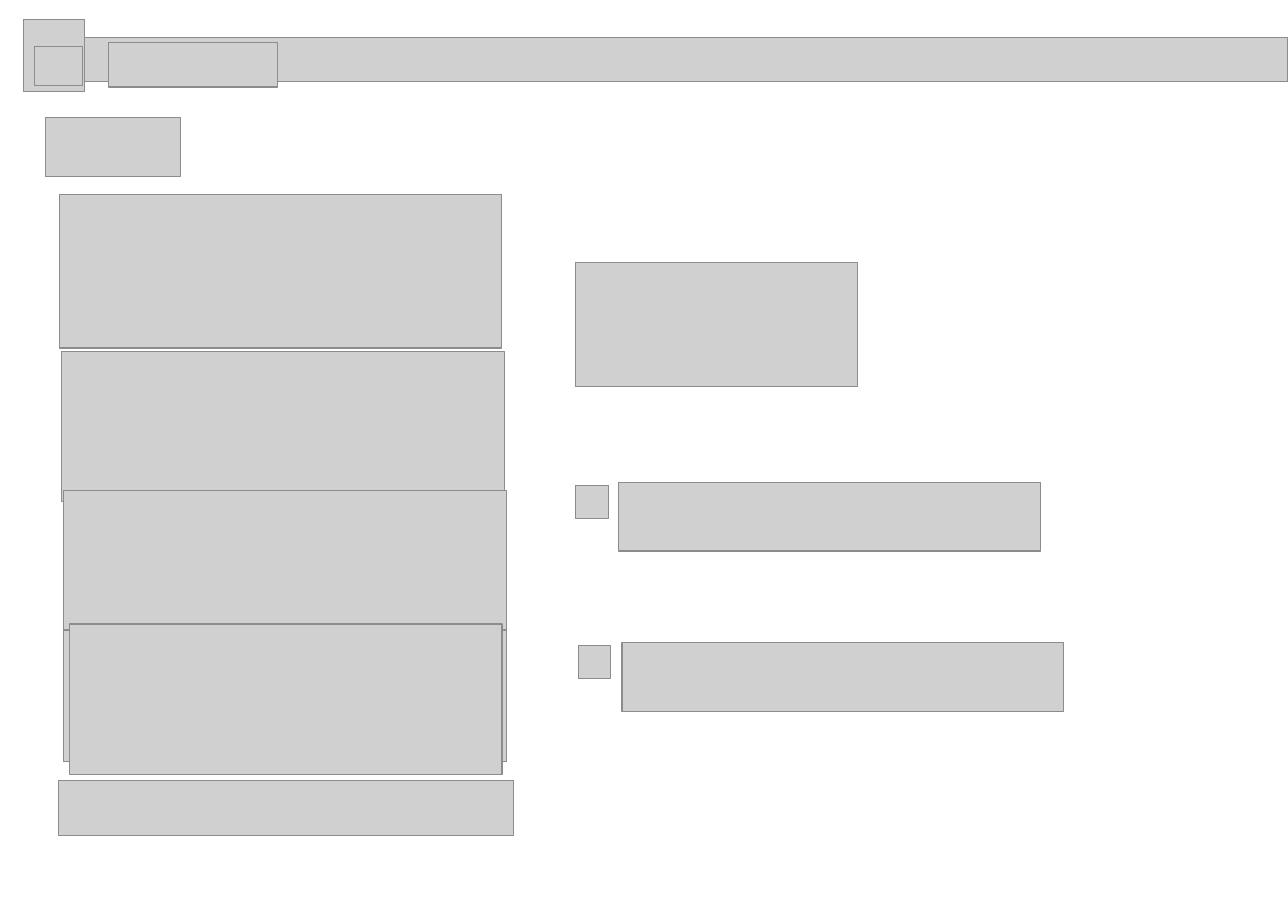
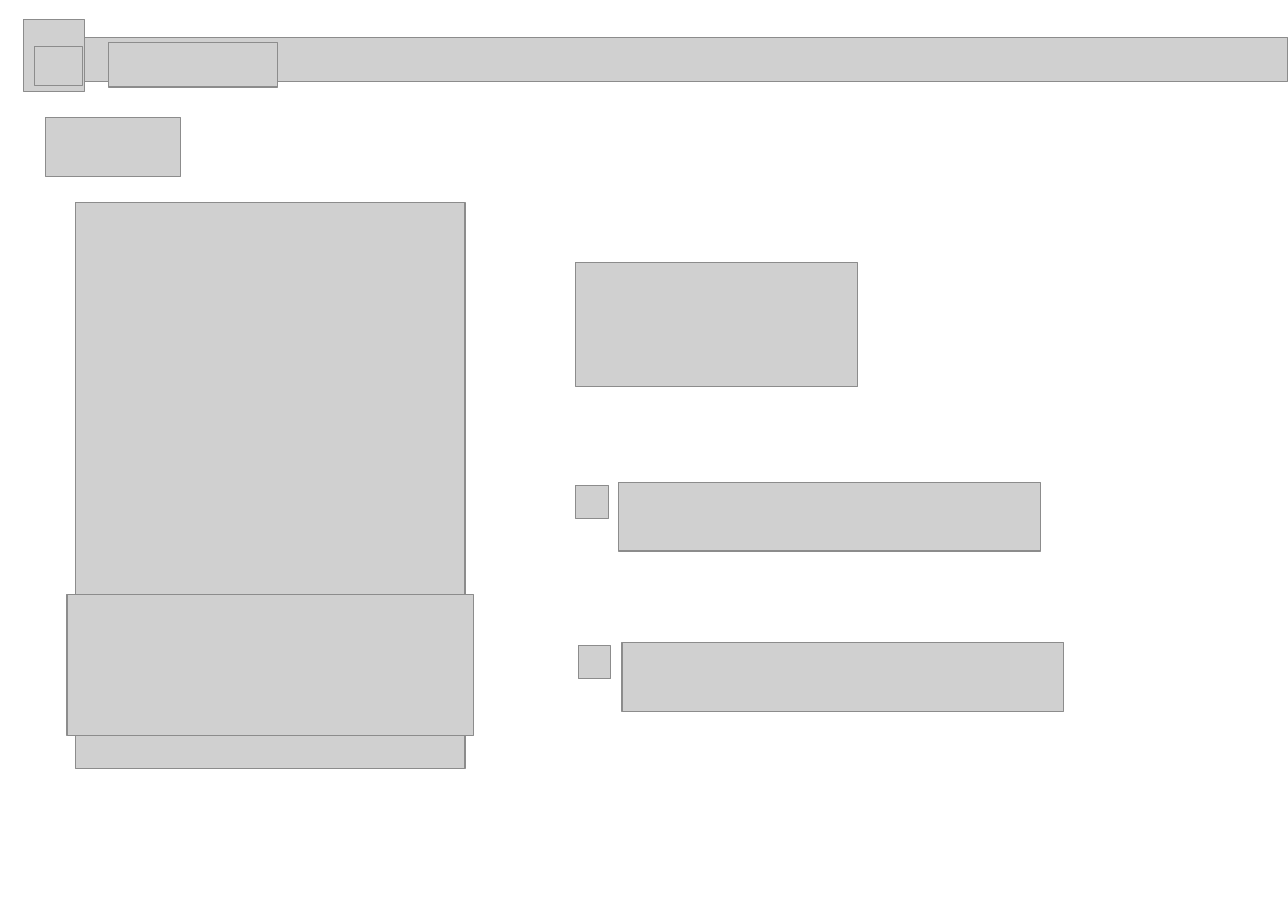
Before and after one commit to JUNYONG99/CampusMarket_JP, a slide deck: slide 12 of portfolio/CampusMarket.pptx. Drawn at 1288x911 pixels with LibreOffice and Linux fonts; fonts in the diff are those of the drawing; grey boxes stand for pictures; background and template pictures are left out. Boxes give left, top, right and bottom in pixels: in the first picture for what was removed or moved away, otherwise in the second. Text is boxed around its words. In the diff, an @@ line names an element or a change of style, - is before the commit and + after.

```diff
--- a/portfolio/CampusMarket.pptx
+++ b/portfolio/CampusMarket.pptx
@@ picture added at [75,203,465,768] @@
@@ picture: place and size @@
-picture at [64,630,506,761]
+picture at [67,594,473,735]
@@ picture removed at [69,624,502,774] @@
@@ group removed at [58,194,514,834]: 4 pictures @@
```
Also in this commit, not shown: 6 other slides changed, 2 other files.
